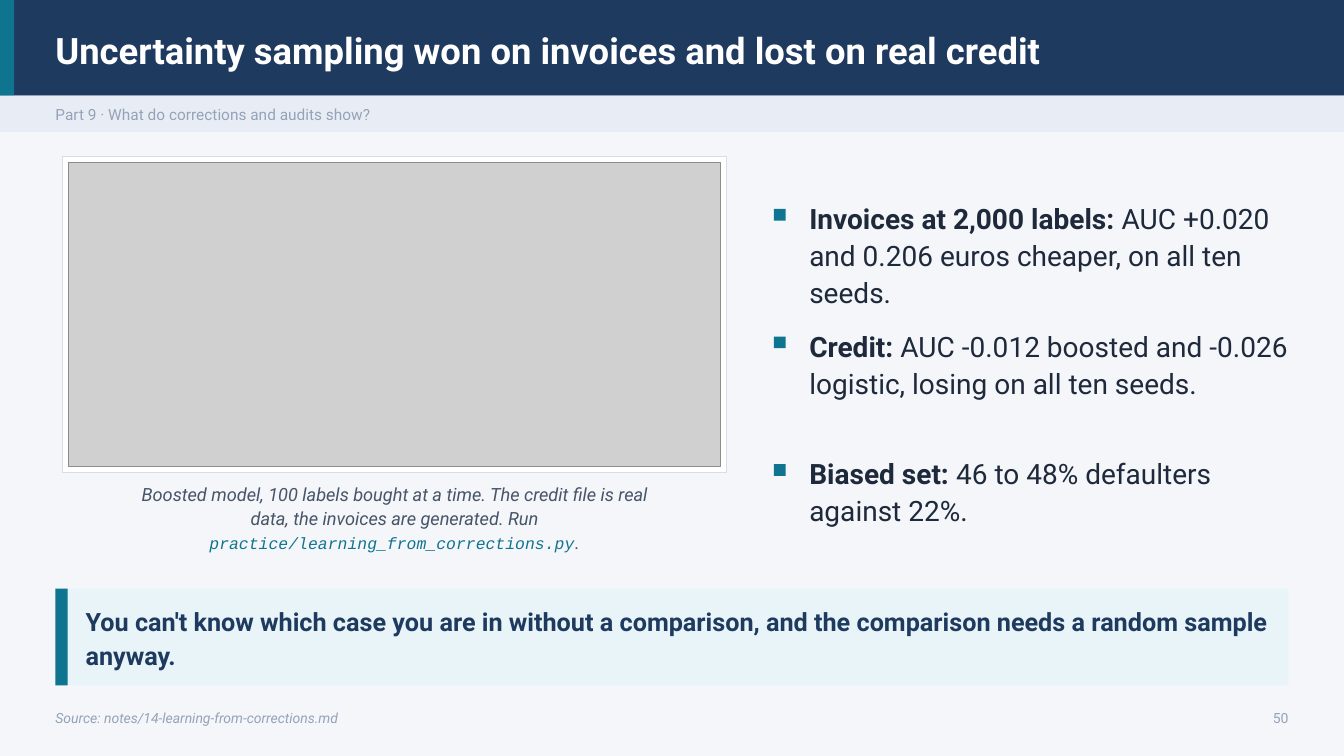
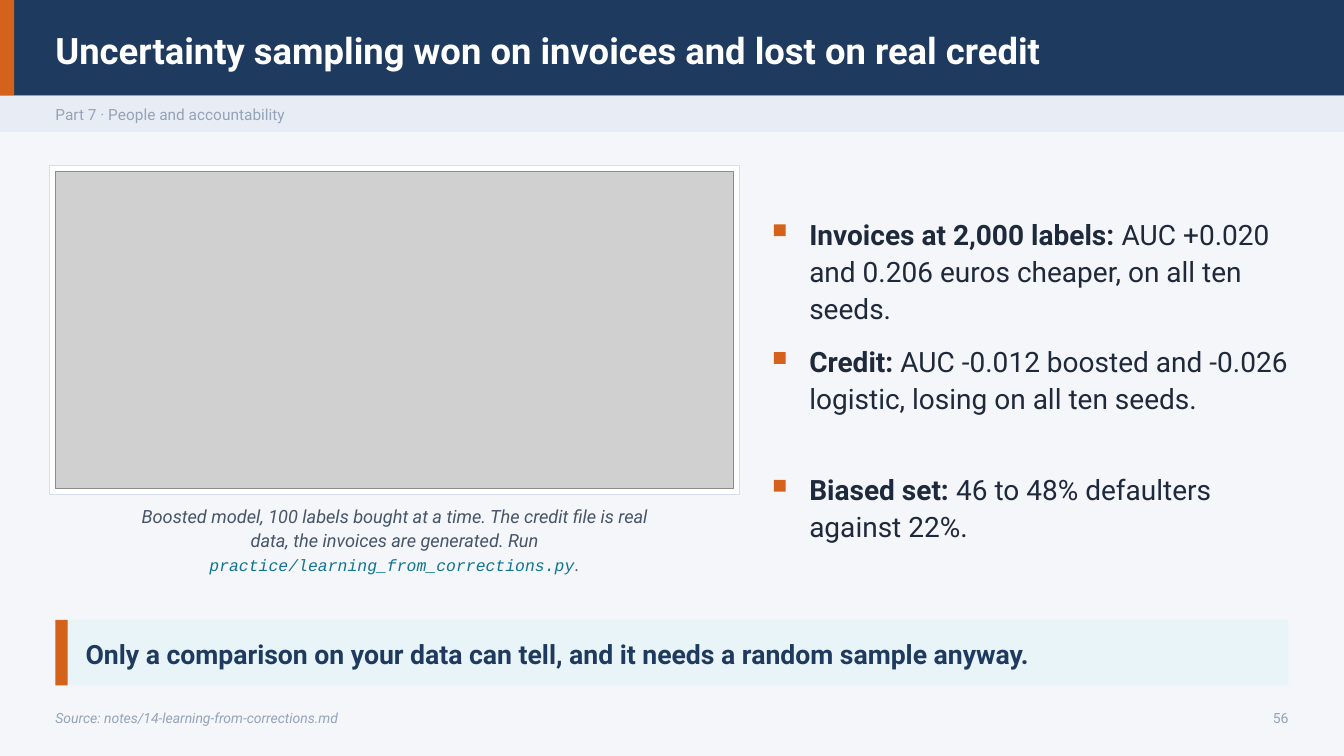
Before and after one commit to ramseywise/learn-ai-engineering, a slide deck: slide 56 of data-science/01-classical-ml/slides/classical-ml.pptx (slide 50 before the commit). Drawn at 1344x756 pixels with LibreOffice and Linux fonts; fonts in the diff are those of the drawing; grey boxes stand for pictures. Boxes give left, top, right and bottom in pixels: in the first picture for what was removed or moved away, otherwise in the second. Text is boxed around its words. In the diff, an @@ line names an element or a change of style, - is before the commit and + after.

Commit message:
Add support for slide levels and beats in deck builder
- Introduced a new JSONL file for review overrides.
- Enhanced the slide building script to support filtering slides by level (core, practice, deep) and validate slide beats.
- Added a new test suite to validate the functionality of levels and beats in slide presentations.
- Implemented checks for unknown levels and beats, ensuring proper error handling.
- Updated the output naming convention to reflect the selected level for filtered builds.

```diff
--- a/data-science/01-classical-ml/slides/classical-ml.pptx
+++ b/data-science/01-classical-ml/slides/classical-ml.pptx
@@ text at bbox=[55, 108, 285, 123]: text changed @@
-Part 9 · What do corrections and audits show?
+Part 7 · People and accountability
@@ rectangle: place and size @@
-rectangle at bbox=[63, 156, 726, 472]
+rectangle at bbox=[49, 165, 740, 494]
@@ picture: place and size @@
-picture at bbox=[69, 162, 720, 466]
+picture at bbox=[55, 171, 734, 488]
@@ 3 texts, 3 rectangles: place and size @@
-3 texts, 3 rectangles at bbox=[774, 208, 1287, 527]
+3 texts, 3 rectangles at bbox=[774, 224, 1287, 543]
@@ text "Boosted model, 100 labels bought ...": place and size @@
-text "Boosted model, 100 labels bought ..." at bbox=[142, 487, 647, 553]
+text "Boosted model, 100 labels bought ..." at bbox=[142, 509, 647, 575]
@@ rectangle: place and size @@
-rectangle at bbox=[55, 589, 1289, 686]
+rectangle at bbox=[55, 620, 1289, 686]
@@ fill #0F7490 to #D4621A in 5 elements at bbox=[0, 0, 14, 96], bbox=[774, 352, 786, 364], bbox=[774, 480, 786, 492], bbox=[774, 225, 786, 237], bbox=[55, 620, 68, 686] @@
@@ rectangle: place and size @@
-rectangle at bbox=[55, 589, 68, 686]
+rectangle at bbox=[55, 620, 68, 686]
@@ text at bbox=[86, 644, 1029, 670]: text changed; size 18 to 19 pt @@
-You can't know which case you are in without a comparison, and the comparison needs a random sample anyway.
+Only a comparison on your data can tell, and it needs a random sample anyway.
@@ text at bbox=[1273, 713, 1289, 723]: text changed @@
-50
+56
```
Also in this commit, not shown: 51 other slides changed, 9 slides added, 3 slides removed, 38 other files.
